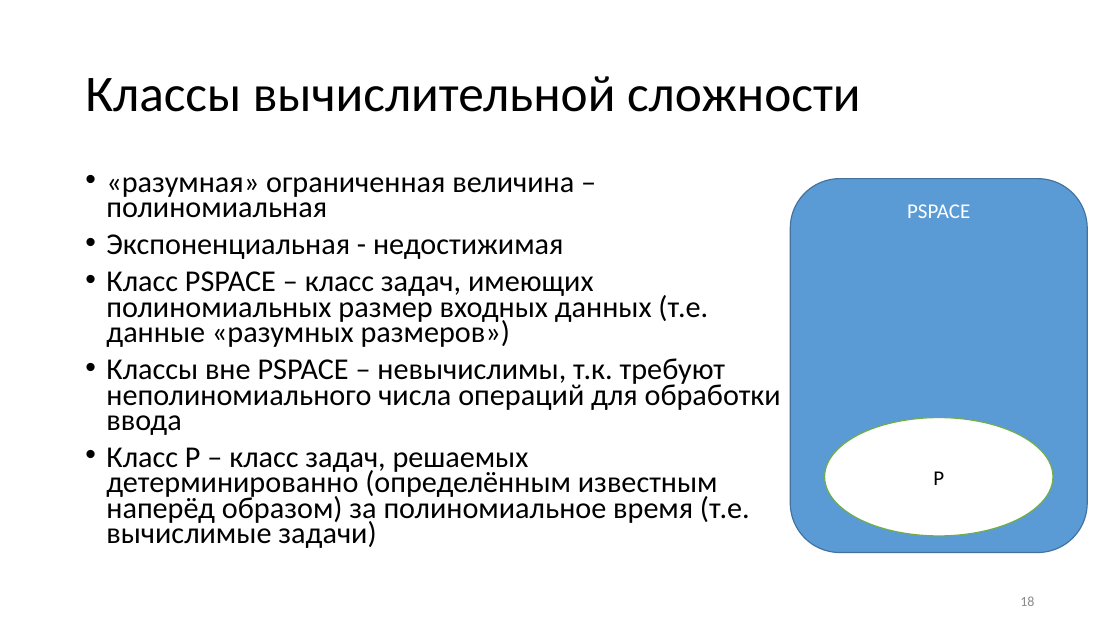
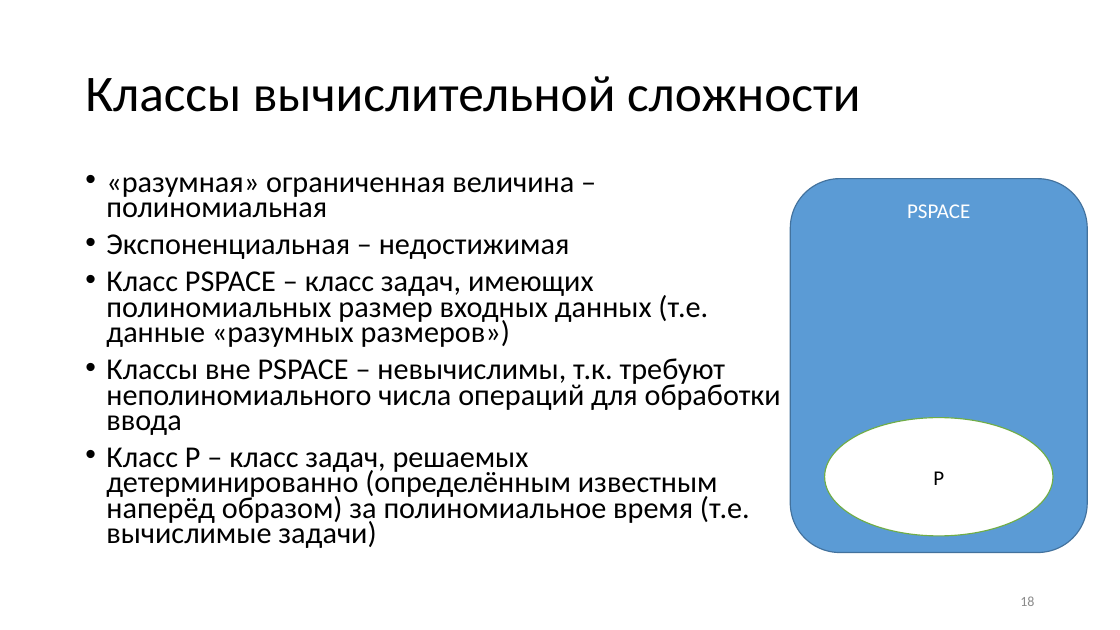
Before and after one commit to CryptoCourse/CryptoLectures, a slide deck: slide 18 of Lectures/Chto_vozmozhno_vychislit_v2.pptx. Drawn at 1120x630 pixels with LibreOffice and Linux fonts; fonts in the diff are those of the drawing. Boxes give left, top, right and bottom in pixels: in the first picture for what was removed or moved away, otherwise in the second. Text is boxed around its words. In the diff, an @@ line names an element or a change of style, - is before the commit and + after.

```diff
--- a/Lectures/Chto_vozmozhno_vychislit_v2.pptx
+++ b/Lectures/Chto_vozmozhno_vychislit_v2.pptx
@@ text at [106,234,569,259]: text changed @@
-• Экспоненциальная - недостижимая
+• Экспоненциальная – недостижимая
```
Also in this commit, not shown: 1 other slide changed, 4 other files.
